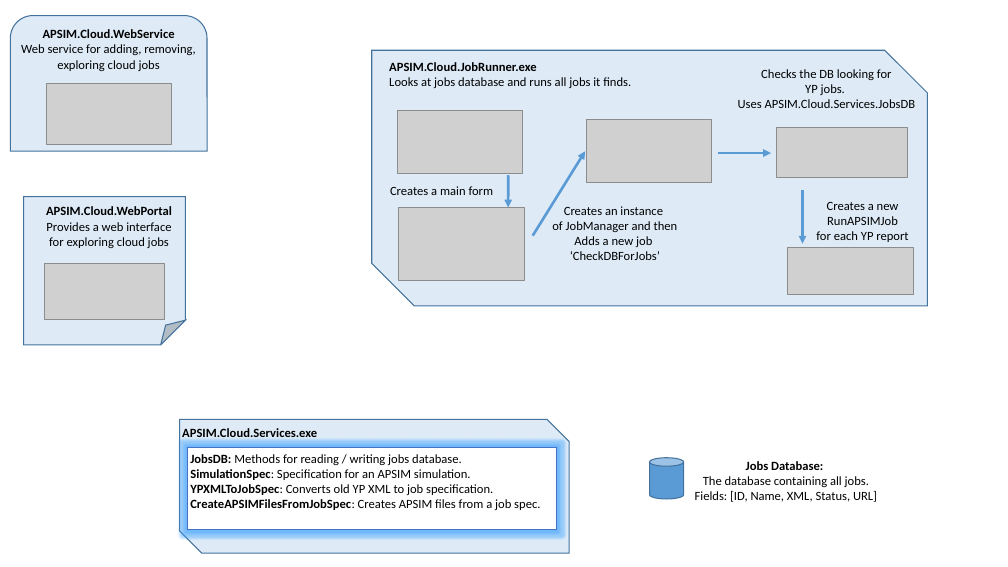
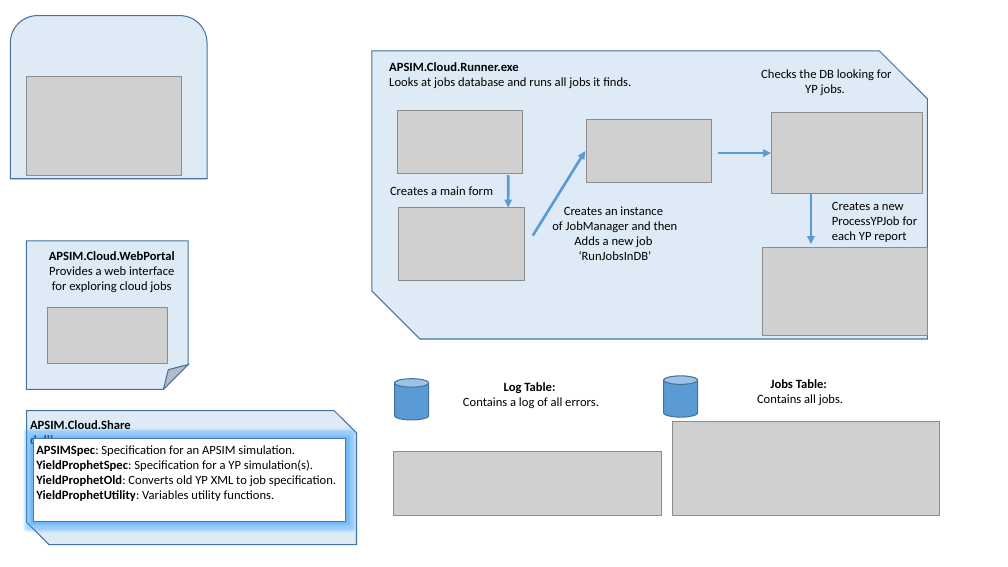
Before and after one commit to APSIMInitiative/APSIM.Cloud, a slide deck: slide 1 of Design.pptx. Drawn at 1008x567 pixels with LibreOffice and Linux fonts; fonts in the diff are those of the drawing; grey boxes stand for pictures. Boxes give left, top, right and bottom in pixels: in the first picture for what was removed or moved away, otherwise in the second. Text is boxed around its words. In the diff, an @@ line names an element or a change of style, - is before the commit and + after.

Commit message:
Changes for APSIM.Shared. Updated powerpoint design slide. Added call to Farm4Prophet web service to return results.

```diff
--- a/Design.pptx
+++ b/Design.pptx
@@ round same rect: place and size @@
-round same rect at [11,16,207,151]
+round same rect at [11,16,207,179]
@@ text removed at [21,29,195,71] @@
-APSIM.Cloud.WebService
-Web service for adding, removing, exploring cloud jobs
@@ snip diag rect: place and size @@
-snip diag rect at [372,50,928,306]
+snip diag rect at [372,51,928,339]
@@ picture added at [26,76,181,175] @@
@@ picture removed at [46,84,172,144] @@
@@ text at [389,62,518,71]: text changed @@
-APSIM.Cloud.JobRunner.exe
+APSIM.Cloud.Runner.exe
@@ text "Checks the DB looking for": place and size @@
-text "Checks the DB looking for" at [738,69,916,108]
+text "Checks the DB looking for" at [761,69,892,95]
@@ text at [738,99,916,108]: paragraph removed @@
-Uses APSIM.Cloud.Services.JobsDB
@@ picture: place and size @@
-picture at [777,128,907,177]
+picture at [771,113,923,194]
@@ arrow moved from (802, 190) - (802, 243) to (811, 191) - (811, 244) @@
@@ text at [832,202,918,242]: text changed @@
-Creates a new RunAPSIMJob
-for each YP report
+Creates a new ProcessYPJob for each YP report
@@ 1 picture, 1 text, 1 folded corner: place and size @@
-1 picture, 1 text, 1 folded corner at [23,197,185,345]
+1 picture, 1 text, 1 folded corner at [26,241,188,389]
@@ text at [579,251,652,260]: text changed @@
-‘CheckDBForJobs’
+‘RunJobsInDB’
@@ picture added at [762,247,928,336] @@
@@ picture removed at [788,247,913,294] @@
@@ cylinder added at [395,379,429,420], fill #5B9BD5, outline #43739E 1 pt @@
@@ text added at [463,382,599,408], 12 pt, text #000000 @@
+Log Table:
+Contains a log of all errors.
@@ cylinder: place and size @@
-cylinder at [650,457,684,499]
+cylinder at [664,376,698,417]
@@ text at [757,379,843,405]: text changed @@
-Jobs Database:
-The database containing all jobs.
-Fields: [ID, Name, XML, Status, URL]
+Jobs Table:
+Contains all jobs.
@@ snip diag rect: place and size @@
-snip diag rect at [180,420,569,554]
+snip diag rect at [26,411,356,544]
@@ text at [30,420,131,447]: text changed @@
-APSIM.Cloud.Services.exe
+APSIM.Cloud.Shared.dll
@@ rectangle "APSIMSpec: Specification for an APSIM ...": place and size @@
-rectangle "APSIMSpec: Specification for an APSIM ..." at [188,448,557,530]
+rectangle "APSIMSpec: Specification for an APSIM ..." at [33,439,346,522]
@@ text in rectangle at [36,445,336,501]: text changed @@
-JobsDB: Methods for reading / writing jobs database.
-SimulationSpec: Specification for an APSIM simulation.
-YPXMLToJobSpec: Converts old YP XML to job specification.
-CreateAPSIMFilesFromJobSpec: Creates APSIM files from a job spec.
+APSIMSpec: Specification for an APSIM simulation.
+YieldProphetSpec: Specification for a YP simulation(s).
+YieldProphetOld: Converts old YP XML to job specification.
+YieldProphetUtility: Variables utility functions.
@@ picture added at [673,421,939,516] @@
@@ picture added at [393,452,662,516] @@
```
Also in this commit, not shown: 40 other files.
